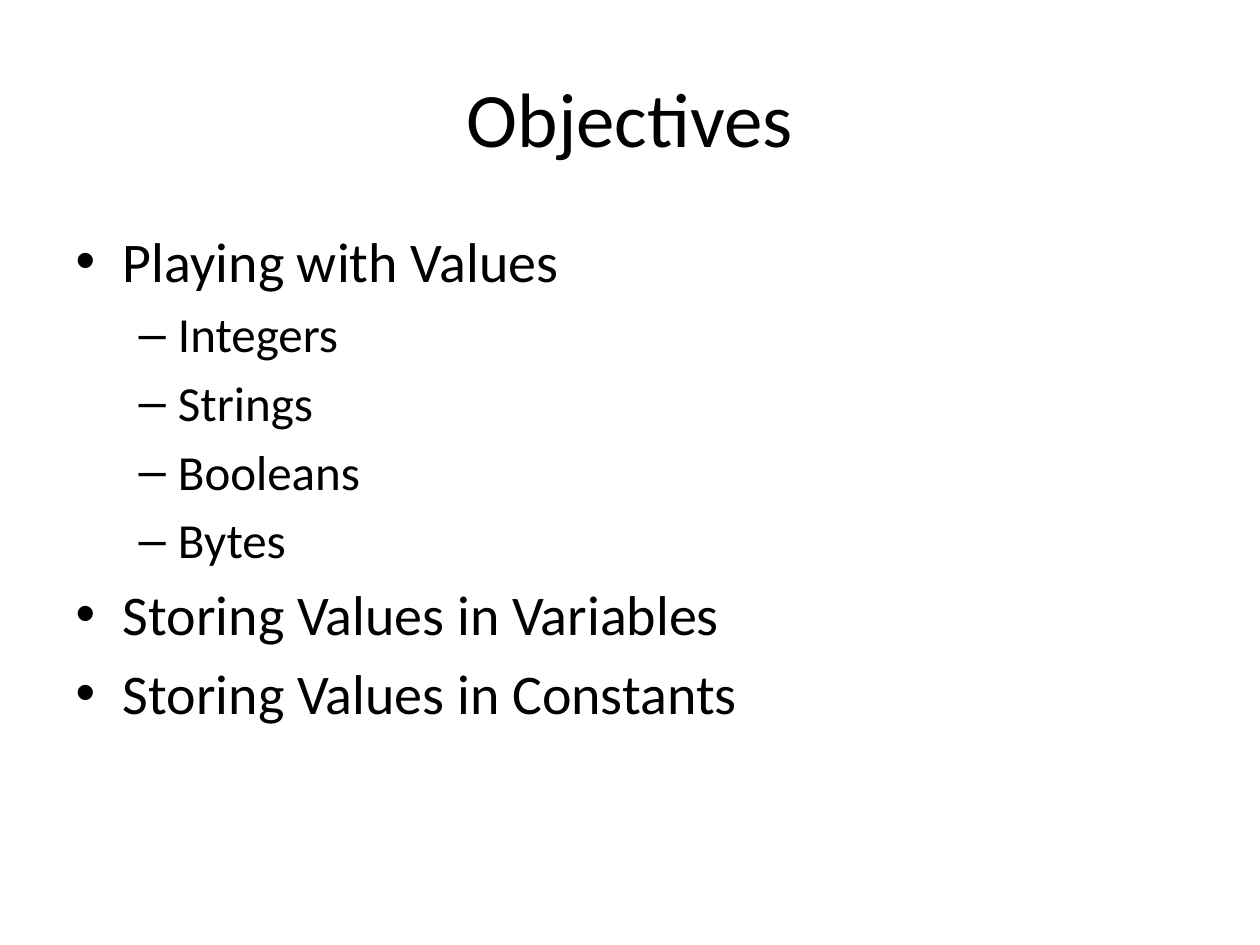
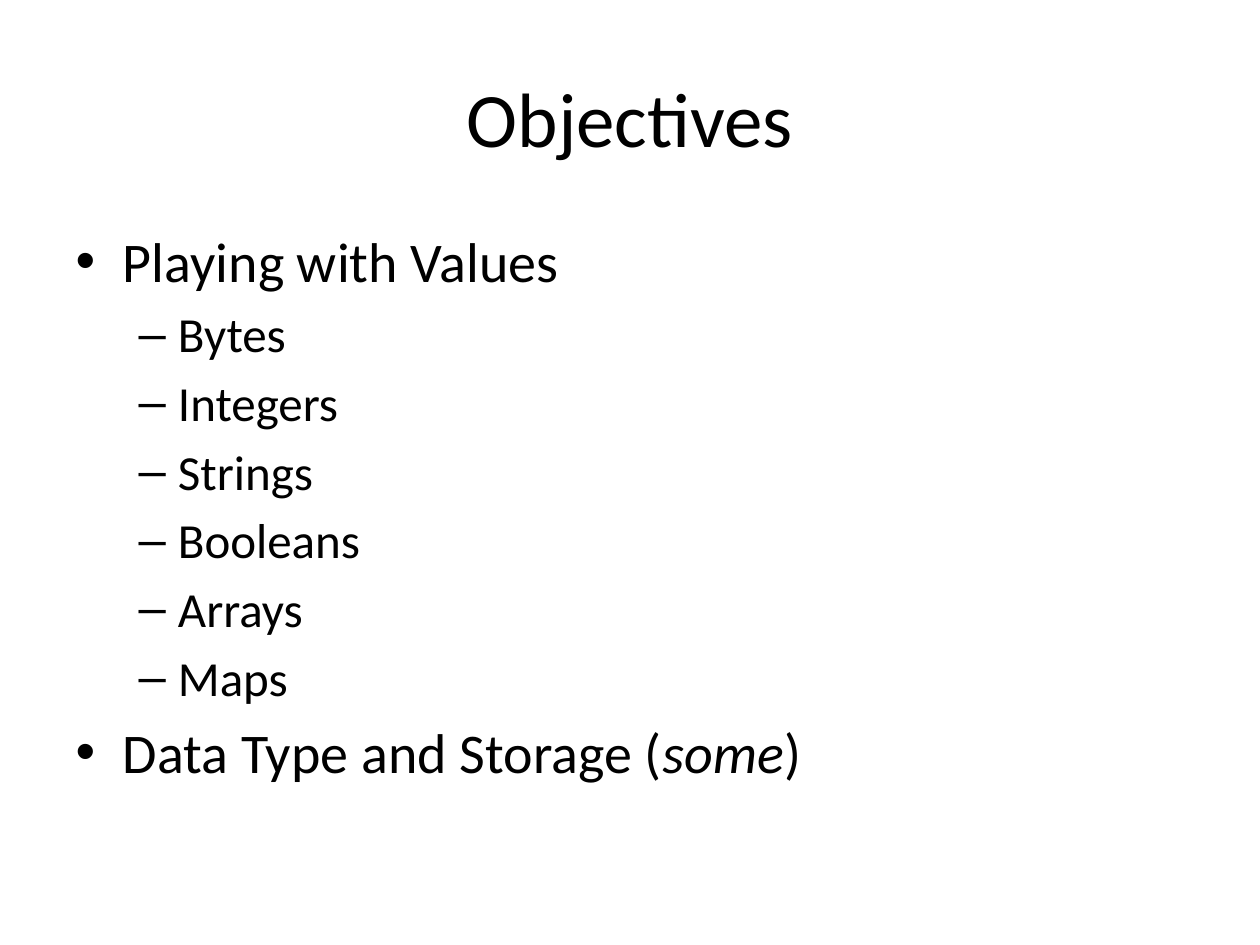
Before and after one commit to xiliax/go-lang-programming, a slide deck: slide 39 of doc/Go-Lang-Programming.pptx (slide 21 before the commit). Drawn at 1260x945 pixels with LibreOffice and Linux fonts; fonts in the diff are those of the drawing. Boxes give left, top, right and bottom in pixels: in the first picture for what was removed or moved away, otherwise in the second. Text is boxed around its words. In the diff, an @@ line names an element or a change of style, - is before the commit and + after.

Commit message:
c02s03 - Values, Bits, and Numbers - Updated docs, slides, and code sample.

```diff
--- a/doc/Go-Lang-Programming.pptx
+++ b/doc/Go-Lang-Programming.pptx
@@ text at box(178, 320, 286, 360): paragraph added @@
+  – Bytes
@@ text at box(123, 595, 801, 783): text changed @@
-  – Bytes
-• Storing Values in Variables
-• Storing Values in Constants
+  – Arrays
+  – Maps
+• Data Type and Storage (some)
```
Also in this commit, not shown: 2 other slides changed, 41 slides added, 48 other files.
